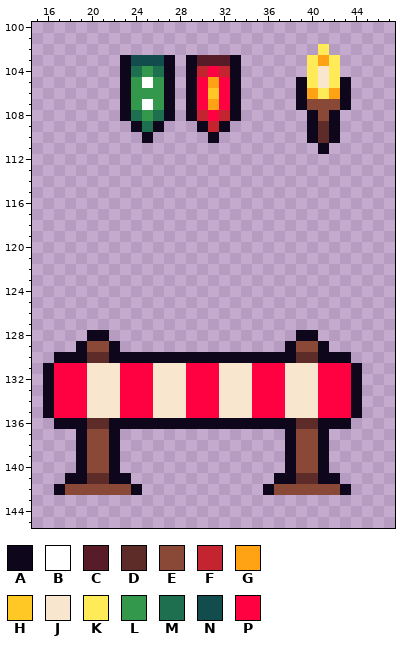
Pixel-art file, stored at core/assets/ase/props.ase. The first picture shows the starting point.
256x256 pixels, 1 frame. Shown: x 15..47, y 100..145.
Palette (. is transparent): A #0e071b  B #ffffff  C #571c27  D #5d2c28  E #8a4836  F #c42430  G #ffa214  H #ffc825  J #f9e6cf  K #ffeb57  L #33984b  M #1e6f50  N #134c4c  P #ff0040
Pixels before, first column x 16:
102 .........................K...
103 .......ANNNA.ACCCA......KGK..
104 .......AMLMA.AFPFA......KJK..
105 .......ALBLA.APGPA.....AKJKA.
106 .......ALLLA.APHPA.....AGKGA.
107 .......ALBLA.APGPA.....AEEEA.
108 .......AMLMA.AFPFA......AEA..
109 ........AMA...AFA.......ADA..
110 .........A.....A........ADA..
111 .........................A...
112 .............................
113 .............................
114 .............................
115 .............................
116 .............................
117 .............................
118 .............................
119 .............................
120 .............................
121 .............................
122 .............................
123 .............................
124 .............................
125 .............................
126 .............................
127 .............................
128 ....AA.................AA....
129 ...AEEA...............AEEA...
130 .AAADDAAAAAAAAAAAAAAAAADDAAA.
131 APPPJJJPPPJJJPPPJJJPPPJJJPPPA
132 APPPJJJPPPJJJPPPJJJPPPJJJPPPA
133 APPPJJJPPPJJJPPPJJJPPPJJJPPPA
134 APPPJJJPPPJJJPPPJJJPPPJJJPPPA
135 APPPJJJPPPJJJPPPJJJPPPJJJPPPA
136 .AAADDAAAAAAAAAAAAAAAAADDAAA.
137 ...AEEA...............AEEA...
138 ...AEEA...............AEEA...
139 ...AEEA...............AEEA...
140 ...AEEA...............AEEA...
141 ..AADDAA.............AADDAA..
142 .AEEEEEEA...........AEEEEEEA.
After the commit:
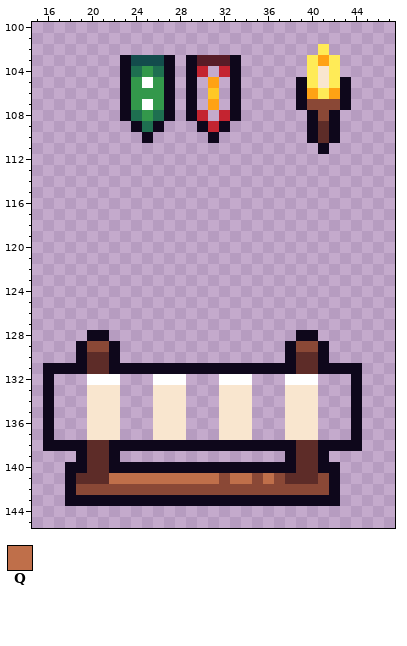
Colours new in this view: Q #bf6f4a
The exact change:
Layer "props":
The author put colour A in rows 136 to 137 at x 16 and 44; in row 138 at x 16 to 18, 23 to 37 and 42 to 44; in row 140 at x 18, 23 to 37 and 42; in row 143 at x 18 to 42.
Colour E becomes colour A in row 142 at x 18 and 42.
Colour J becomes colour A in row 131 at x 22, 26 to 28, 32 to 34 and 38.
Colour P becomes colour A in row 131 at x 17 to 19, 23 to 25, 29 to 31, 35 to 37 and 41 to 43.
Colour J becomes colour B in row 132 at x 20 to 22, 26 to 28, 32 to 34 and 38 to 40.
Colour A becomes colour D in row 141 at x 19 and 38.
Colour E becomes colour D in rows 138 to 140 at x 20 to 21 and 39 to 40.
Colour J becomes colour D in row 131 at x 20 to 21 and 39 to 40.
The author put colour E in row 141 at x 32 and 35; in row 142 at x 25 to 35.
Colour A becomes colour E in row 141 at x 37 and 41; in row 142 at x 24 and 36.
The author put colour J in row 137 at x 26 to 28 and 32 to 34.
Colour A becomes colour J in row 136 at x 22, 26 to 28, 32 to 34 and 38; in row 137 at x 22 and 38.
Colour D becomes colour J in row 136 at x 20 to 21 and 39 to 40.
Colour E becomes colour J in row 137 at x 20 to 21 and 39 to 40.
The author put colour Q in row 141 at x 24 to 31, 33 to 34 and 36.
Colour A becomes colour Q in row 141 at x 22 to 23.
The edit erases colour A in row 130 at x 17 to 18, 23 to 37 and 42 to 43; in row 136 at x 17 to 19, 23 to 25, 29 to 31, 35 to 37 and 41 to 43; in row 137 at x 19 and 41; in row 142 at x 17 and 43.
The edit erases colour P in row 104 at x 31; in rows 105 to 107 at x 30 and 32; in row 108 at x 31; in rows 132 to 135 at x 17 to 19, 23 to 25, 29 to 31, 35 to 37 and 41 to 43.
Pixel boxes of the changes (left, top, right, bottom) in both pictures:
erased: (197, 66, 230, 121)
changed: (43, 352, 362, 506)
